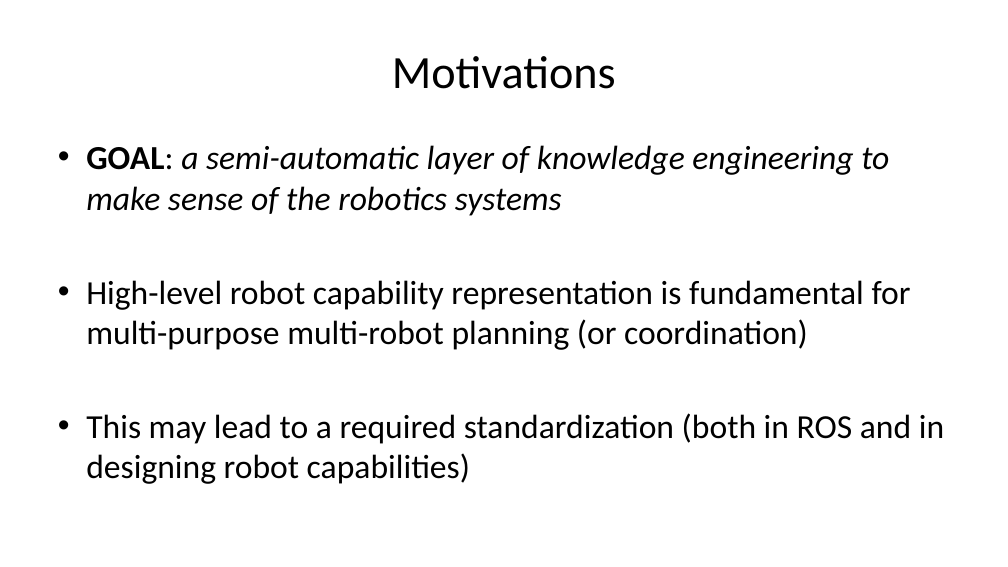
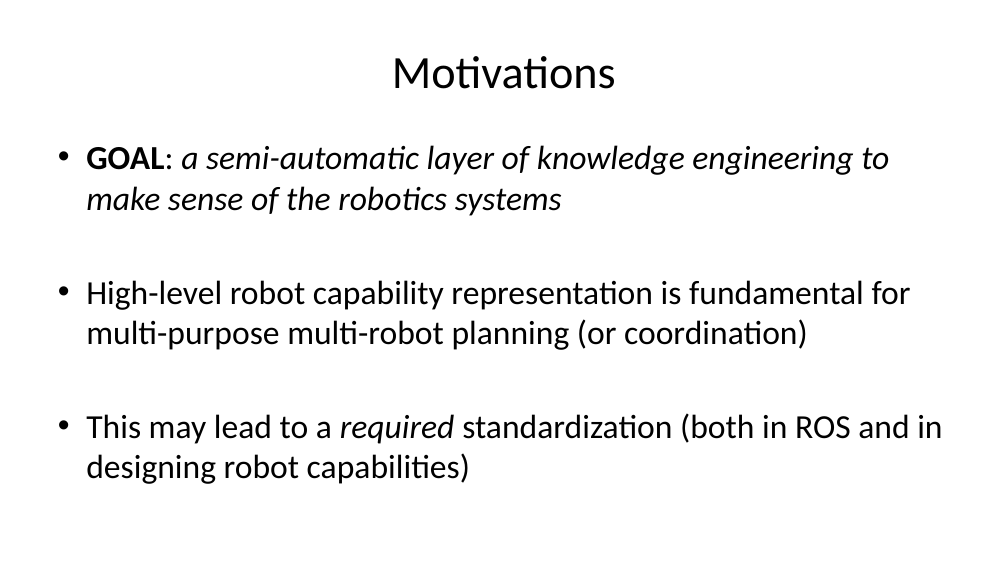
Before and after one commit to kmitd/onto-rob-capabilities, a slide deck: slide 3 of data/meeting_2017_05_09.pptx. Drawn at 1008x567 pixels with LibreOffice and Linux fonts; fonts in the diff are those of the drawing. Boxes give left, top, right and bottom in pixels: in the first picture for what was removed or moved away, otherwise in the second. Text is boxed around its words. In the diff, an @@ line names an element or a change of style, - is before the commit and + after.

```diff
--- a/data/meeting_2017_05_09.pptx
+++ b/data/meeting_2017_05_09.pptx
@@ text at box(86, 413, 942, 484): italic on in "required" @@
```
Also in this commit, not shown: 3 slides added, 3 slides removed, 4 other files.
